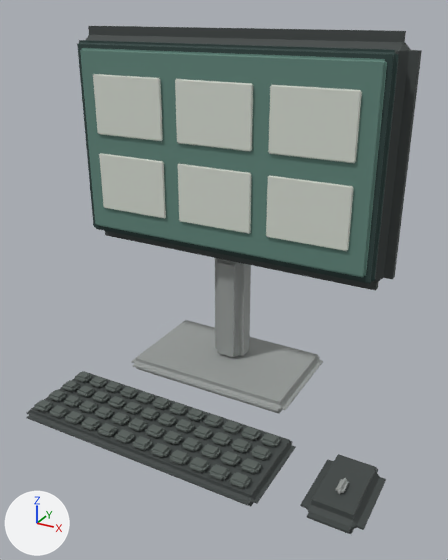
One commit to the Blender file art/blender/kiosk_computer.blend: the scene before it, then after it.
Camera for both pictures: a 50 mm camera at (0.367, -0.677, 0.474) aimed at (0.045, -0.092, 0.182). Arrows for +X, +Y and +Z are at lower left; the lights stay in place. The picture after the commit comes second.

Objects in the first picture: 'marine fitting', 'marine fitting.002', 'marine fitting.003', 'marine fitting.004', 'marine fitting.005', 'marine fitting.012'.
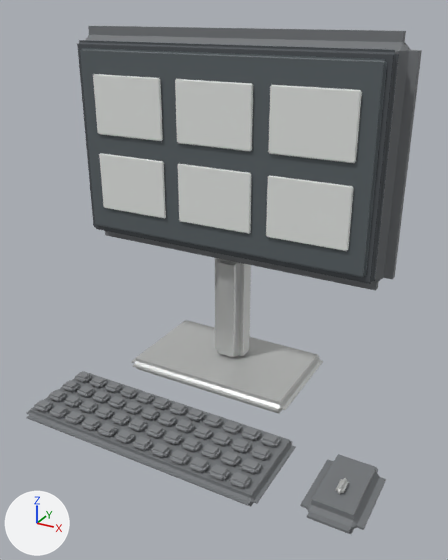
Edits to the scene script, one JSON object a line:
```json
{"op": "set", "path": "mat_terminal_aluminium.base_color", "old": "(0.32, 0.34, 0.33)", "new": "(0.55, 0.56, 0.55)", "note": "grey #999e9b -> light grey #c4c5c4"}
{"op": "set", "path": "mat_terminal_aluminium.roughness", "old": "0.8", "new": "0.42"}
{"op": "set", "path": "mat_terminal_aluminium.metallic", "old": "0.0", "new": "0.35"}
{"op": "set", "path": "mat_terminal_graphite.base_color", "old": "(0.055, 0.065, 0.063)", "new": "(0.18, 0.19, 0.2)", "note": "dark grey #424847 -> grey #76797c"}
{"op": "set", "path": "mat_terminal_glass.base_color", "old": "(0.025, 0.055, 0.05)", "new": "(0.08, 0.09, 0.1)", "note": "dark cyan #2c423f -> dark grey #505559"}
{"op": "set", "path": "mat_terminal_screen.base_color", "old": "(0.12, 0.24, 0.2)", "new": "(0.1, 0.12, 0.13)", "note": "green #61867c -> dark grey #596165"}
{"op": "set", "path": "mat_terminal_dashboard.base_color", "old": "(0.68, 0.72, 0.65)", "new": "(0.78, 0.8, 0.78)", "note": "light grey #d7ddd3 -> white #e5e7e5"}
{"op": "set", "path": "mat_terminal_keys.base_color", "old": "(0.1, 0.12, 0.11)", "new": "(0.22, 0.23, 0.24)", "note": "dark grey #59615d -> grey #818486"}
```

Boxes (x1, y1, x2, y2) around the edits, measured in the pictures (448 x 560 px):
```json
{"object": "marine fitting.005", "change": "recoloured", "before": [93, 74, 362, 251], "after": [93, 74, 362, 251], "on screen": "light grey to white"}
{"object": "marine fitting.004", "change": "recoloured", "before": [80, 48, 387, 277], "after": [80, 48, 387, 277], "on screen": "green to dark grey"}
{"object": "marine fitting.002", "change": "recoloured", "before": [26, 26, 422, 534], "after": [26, 26, 422, 534]}
{"object": "marine fitting", "change": "recoloured, surface changed", "before": [131, 258, 349, 494], "after": [131, 258, 349, 494], "on screen": "grey to light grey"}
{"object": "marine fitting.012", "change": "recoloured", "before": [34, 371, 280, 488], "after": [34, 371, 280, 488], "on screen": "dark grey to grey"}
{"object": "marine fitting.003", "change": "recoloured", "before": [77, 40, 399, 284], "after": [77, 40, 399, 284]}
```
